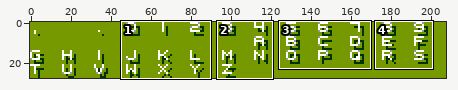
Sprite sheet: src gfx/font.png. The first picture is a wide view before the edit; the outline marks the close-up.
Close-up. As it was:
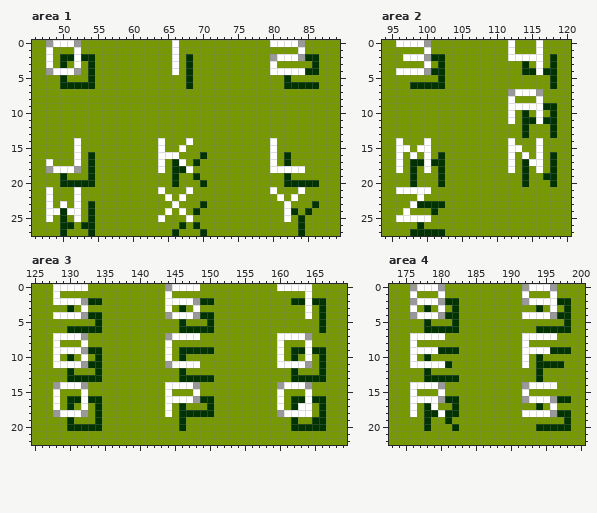
The file is 208x28 pixels. Shown: area 1: x 46..89, y 0..27; area 2: x 94..120, y 0..27; area 3: x 125..169, y 0..22; area 4: x 173..200, y 0..22. The commit also changed other parts of the picture, which this record leaves out.
After the commit:
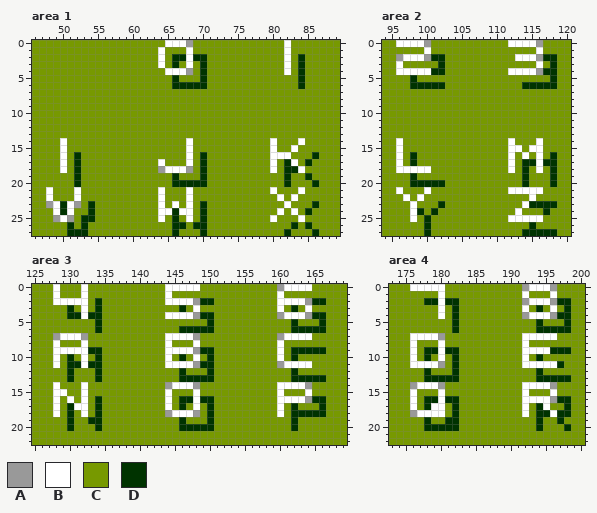
Palette (. is transparent): A #999999  B #ffffff  C #779900  D #003300
Change:
Changed rows in their new state; - is an unchanged pixel.
Area 1:
first column x 48:
 0 CCCCC------------B-BA-----------CC-CC--
 1 C---C-----------B-C-B-------------B-C--
 2 C-CCCCC---------B-DDBDD---------CC-CDCC
 3 C-C-C-C---------B-D-B-D---------C-B-D-C
 4 CCCCC-C----------B-BA-D---------CC-CDCC
 5 --C---C-----------D-C-D-----------C-D--
 6 --CCCCC-----------DD-DD-----------CC-CC
first column x 48:
14 --B-C-----------C-------------------B--
15 --B-C-----------C--CB--------------B---
16 --B-D-C---------CCC-B------------BB---D
17 C-B-D-C-----------CCBCD------------B-D-
18 CC-CD-C---------ABBBA-D----------CDD---
19 --C-D-C--------------CD--------------D-
20 --CC-CC------------DDD-------------CCC-
22 ----------------BC-CB------------------
23 ABDBA-----------B---B------------------
24 C---C-----------B-D-BCD----------BCB---
25 CABACD------------D---D---------B-C-B--
26 --C---C-----------D---D------------DCD-
27 --CDDDC---------------------------D-C-D
Area 2:
first column x 96:
 0 -----------------BBBA--
 1 ----------------C------
 2 A---------------C---AD-
 3 B---C-------------C----
 4 ----B-----------BBBBA--
 5 --D---C----------------
 6 ------------------DDDD-
 7 ----------------CCCCC--
 8 ----------------C---C--
 9 ----------------CCCCCCC
10 ----------------C-C-C-C
11 ----------------C-CCCCC
12 ------------------C---C
13 ------------------C---C
14 ----C------------------
15 -C-CC--------------B---
16 --D-C-C----------------
17 ---CCCC------------D-D-
18 -BBB--C----------------
19 ------C--------------C-
20 ---DDD-----------------
21 -CCC------------BBBBB--
22 -B-----------------B---
23 ---CCC------------BDDDD
24 -CBD-------------B---D-
25 CC-CD-----------BBBBB--
26 ---CD--------------D---
27 --CC-CC-----------DDDDD
Area 3:
first column x 128:
 0 -CCC------------B---------------A------
 1 ----B---------------------------B---C--
 2 ----BC--------------------------BBBBA--
 3 ------D---------C---------------B-D---C
 4 CCDDB-----------B---------------ABBBAD-
 5 ------------------C---------------D----
 6 --CCCC----------------------------DDDD-
 7 A---------------B---A-----------A---B--
 8 --------------------B---------------C--
 9 ----B------------BBBA---------------D--
10 --------------------B-D-------------C-C
11 -CDDB-----------B---ADD---------A---B-C
12 ----------------------D---------------C
13 ---CCC---------------------------------
14 BCCCB-----------A---------------B------
15 -B-------------------------------------
16 --BC-C-----------CDDB------------BBBA--
17 ---B----------------B--------------CC--
18 BCDCB-----------ABBBAC----------BCDDDD-
19 -----D----------------D--------------CC
20 ---CCC-------------DDDD------------CCCC
Area 4:
first column x 176:
 0 B---B------------------
 1 C----------------------
 2 CCDDB---------------A--
 3 C-C-------------B------
 4 CCCCBC----------A------
 5 --C---------------D----
 6 --CCCC-----------------
 7 ----A------------------
 8 ----B------------------
 9 -CDDB------------------
10 ----B-D----------------
11 ----ACD----------BBBB--
12 ------D----------------
13 -------------------DDDD
14 A---------------B---A--
15 --------------------B--
16 -CDDB-----------B------
17 ----B-----------B--BC-D
18 ABBB-C-----------CDDB--
19 ------D-----------D--DC
20 ---DDD-------------CCC-
